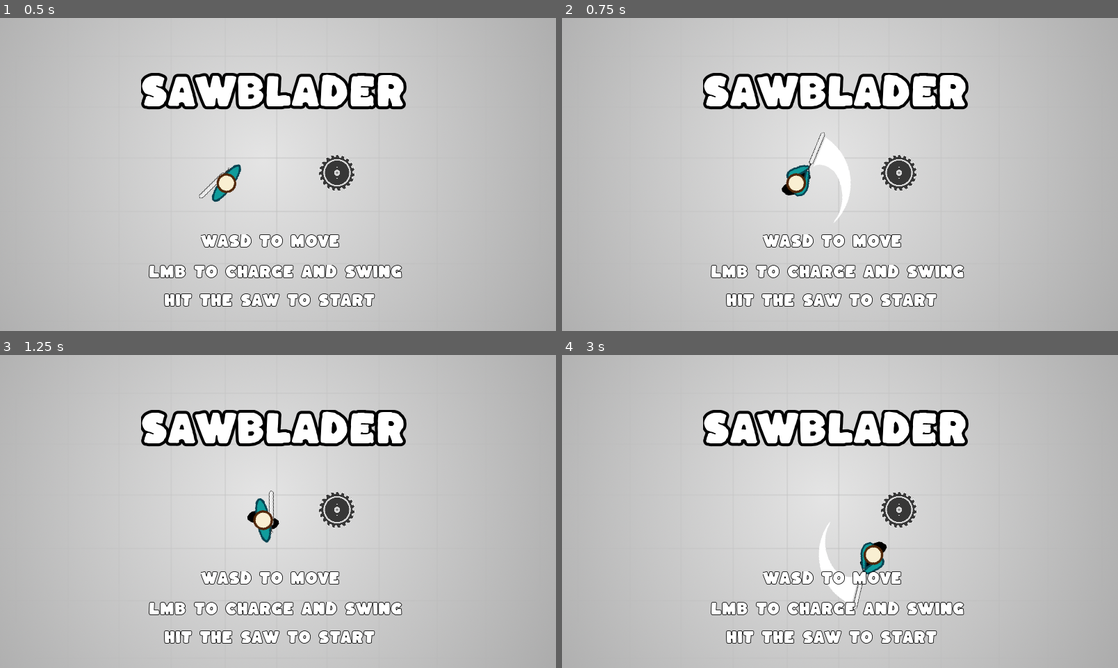
Above: before the commit, frames 1-4 (two rows, left to right).
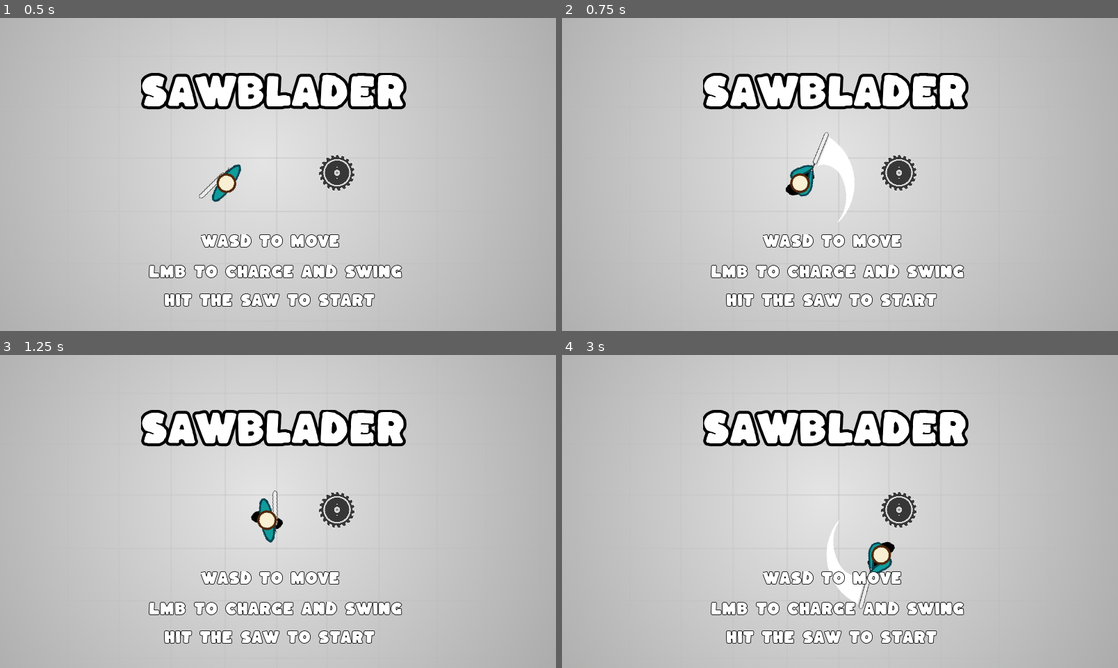
Above: after the commit, the same moments.

Repository: Zircon332/Sawblader
Game: Godot game, scene res://scenes/main.tscn
The game is run twice, just before and just after one commit, with the same random seed, the same clock (stepped at 60 frames per second) and the same inputs.
Inputs (mouse positions are in pixels of both pictures, inside the frame that each line leads up to):
- Up to frame 1 (0.5 s): no input
- Up to frame 2 (0.75 s): tap Enter at 0.5 s; move the mouse to (962, 158) at 0.52 s; hold D (move_right) from 0.53 s (still down); click (962, 158) at 0.6 s
- Up to frame 3 (1.25 s): keep holding D (move_right)
- Up to frame 4 (3 s): move the mouse to (728, 527) at 1.27 s; release D (move_right) at 1.28 s; hold S (move_down) 1.28-2.03 s; click (728, 527) at 1.35 s; move the mouse to (895, 442) at 2.02 s; hold D (move_right) 2.03-2.78 s; click (895, 442) at 2.1 s; move the mouse to (812, 574) at 2.77 s; hold W (move_up) from 2.78 s (still down); click (812, 574) at 2.85 s

Frame 1 is identical in both runs. In frame 2, 0.7% of the frame differs, in the area x 39-53%, y 36-66%; in frame 3, 0.4%; in frame 4, 1.0%, in the area x 46-60%, y 52-82%.

Commit message:
allow player movement while charging

Diff:
--- a/entities/player/player.gd
+++ b/entities/player/player.gd
@@ -14,6 +14,7 @@
 const BloodScene = preload("res://particles/blood_radial.tscn")
 
 export(int) var speed = 200
+export(int) var walk_speed = 100
 export(int) var strength_increase_rate = 5000
 export(int) var max_strength = 9999
 
@@ -24,6 +25,7 @@
 onready var world = get_viewport().get_node("Main")
 onready var _sprite = $AnimatedSprite
 onready var _hitbox = $HitBox
+onready var _speed = speed
 
 
 func _process(delta):
@@ -45,6 +47,9 @@
 			_look_at_mouse()
 
 		State.CHARGE:
+			_handle_movement()
+			_velocity = move_and_slide(_velocity)
+
 			_strength = min(_strength + strength_increase_rate * delta, max_strength)
 			_handle_pre_swing()
 			_look_at_mouse()
@@ -65,7 +70,7 @@
 	if Input.is_action_pressed("move_up"):
 		_velocity.y -= 1
 
-	_velocity = _velocity.normalized() * speed
+	_velocity = _velocity.normalized() * _speed
 
 
 func _handle_run_animation():
@@ -81,6 +86,7 @@
 	if Input.is_action_just_pressed("swing") and _state == State.NORMAL:
 		_state = State.CHARGE
 		_strength = 0
+		_speed = walk_speed
 		_sprite.animation = "pre-swing"
 		_sprite.stop()
 	elif Input.is_action_just_released("swing") and _state == State.CHARGE:
@@ -112,6 +118,7 @@
 			_hitbox.set_deferred("monitoring", false)
 			_sprite.play("run")
 			_state = State.NORMAL
+			_speed = speed
 
 
 func _on_HitBox_body_entered(body):
